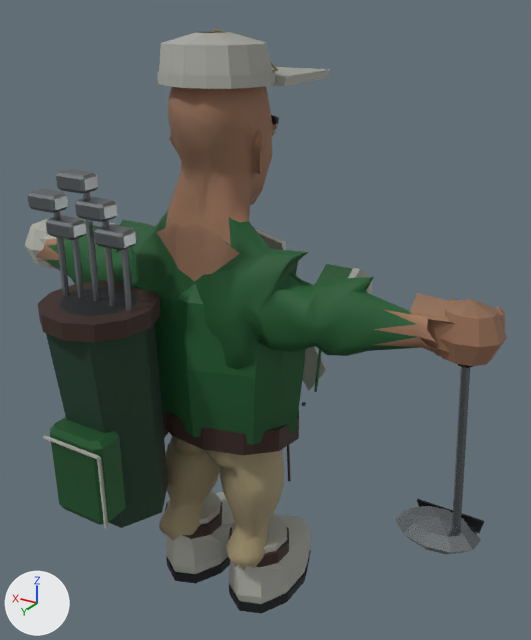
Before and after pictures for a commit that changed the glTF model public/batalla/modelos/ap_birdie.glb.
The view is the same before and after, from a 50 mm camera at (-1.63, 2.38, 2.6) aimed at (-0.16, -0.06, 1.38). Lighting does not change. The marker at lower left points along +X, +Y and +Z. The older version comes first. Where no turn or scale is listed for an object, it has been applied to the vertices. Vertices at exactly the same position are counted once.

The older version as bpy lines, for what is in view:
```python
me_ap_birdie_upgraded = bpy.data.meshes.new('ap_birdie_upgraded')
me_ap_birdie_upgraded.from_pydata(...)  # 3077 vertices, 5677 faces; spans x -1.15..1.15, y -0.48..0.66, z 0.0..2.52
me_ap_birdie_upgraded.materials.append(mat_green)  # picture img_ap_birdie_painted_1024
me_ap_birdie_upgraded.materials.append(mat_skin)  # picture img_ap_birdie_painted_1024
me_ap_birdie_upgraded.materials.append(mat_cream)  # picture img_ap_birdie_painted_1024
me_ap_birdie_upgraded.materials.append(mat_white)  # picture img_ap_birdie_painted_1024
me_ap_birdie_upgraded.materials.append(mat_black)  # picture img_ap_birdie_painted_1024
me_ap_birdie_upgraded.materials.append(mat_leather)  # picture img_ap_birdie_painted_1024
me_ap_birdie_upgraded.materials.append(mat_eye_white)  # picture img_ap_birdie_painted_1024
me_ap_birdie_upgraded.materials.append(mat_iris)  # picture img_ap_birdie_painted_1024
me_ap_birdie_upgraded.materials.append(mat_hair)  # picture img_ap_birdie_painted_1024
me_ap_birdie_upgraded.materials.append(mat_lip)  # picture img_ap_birdie_painted_1024
me_ap_birdie_upgraded.materials.append(mat_greenlight)  # picture img_ap_birdie_painted_1024
me_ap_birdie_upgraded.materials.append(mat_gold)  # picture img_ap_birdie_painted_1024
me_ap_birdie_upgraded.materials.append(mat_metal)  # picture img_ap_birdie_painted_1024
me_ap_birdie_upgraded.materials.append(mat_ivory)  # picture img_ap_birdie_painted_1024
me_ap_birdie_upgraded.materials.append(mat_bag)  # picture img_ap_birdie_painted_1024
me_ap_birdie_upgraded.materials.append(mat_silver)  # picture img_ap_birdie_painted_1024
me_ap_birdie_upgraded.materials.append(mat_driver_titanio)  # picture img_ap_birdie_painted_1024
ob_ap_birdie_v7 = bpy.data.objects.new('ap_birdie_v7', me_ap_birdie_upgraded)
ob_ap_birdie_v7.location = (0.0, 0.0, 0.0)
```
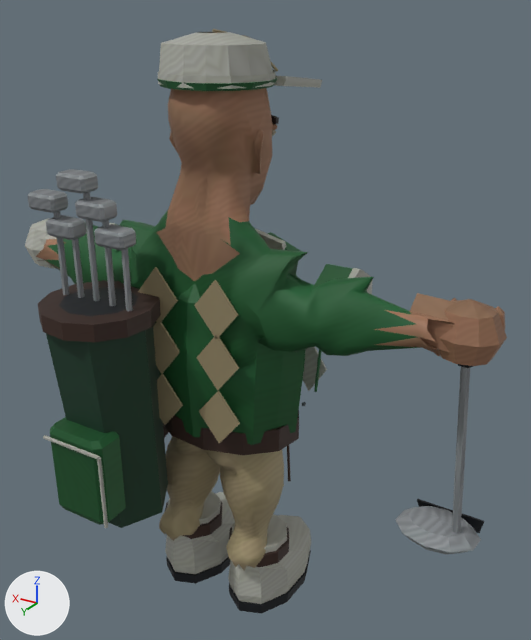
The change, as a diff of the scene's bpy script:
```diff
--- a/public/batalla/modelos/ap_birdie.glb.py
+++ b/public/batalla/modelos/ap_birdie.glb.py
@@ me_ap_birdie_upgraded @@
-me_ap_birdie_upgraded.from_pydata(...)  # 3077 vertices, 5677 faces; spans x -1.15..1.15, y -0.48..0.66, z 0.0..2.52
-me_ap_birdie_upgraded.materials.append(mat_green)  # picture img_ap_birdie_painted_1024
-me_ap_birdie_upgraded.materials.append(mat_skin)  # picture img_ap_birdie_painted_1024
-me_ap_birdie_upgraded.materials.append(mat_cream)  # picture img_ap_birdie_painted_1024
-me_ap_birdie_upgraded.materials.append(mat_white)  # picture img_ap_birdie_painted_1024
-me_ap_birdie_upgraded.materials.append(mat_black)  # picture img_ap_birdie_painted_1024
-me_ap_birdie_upgraded.materials.append(mat_leather)  # picture img_ap_birdie_painted_1024
-me_ap_birdie_upgraded.materials.append(mat_eye_white)  # picture img_ap_birdie_painted_1024
-me_ap_birdie_upgraded.materials.append(mat_iris)  # picture img_ap_birdie_painted_1024
-me_ap_birdie_upgraded.materials.append(mat_hair)  # picture img_ap_birdie_painted_1024
-me_ap_birdie_upgraded.materials.append(mat_lip)  # picture img_ap_birdie_painted_1024
-me_ap_birdie_upgraded.materials.append(mat_greenlight)  # picture img_ap_birdie_painted_1024
-me_ap_birdie_upgraded.materials.append(mat_gold)  # picture img_ap_birdie_painted_1024
-me_ap_birdie_upgraded.materials.append(mat_metal)  # picture img_ap_birdie_painted_1024
-me_ap_birdie_upgraded.materials.append(mat_ivory)  # picture img_ap_birdie_painted_1024
-me_ap_birdie_upgraded.materials.append(mat_bag)  # picture img_ap_birdie_painted_1024
-me_ap_birdie_upgraded.materials.append(mat_silver)  # picture img_ap_birdie_painted_1024
-me_ap_birdie_upgraded.materials.append(mat_driver_titanio)  # picture img_ap_birdie_painted_1024
+me_ap_birdie_upgraded.from_pydata(...)  # 3197 vertices, 5873 faces; spans x -1.15..1.15, y -0.42..0.66, z 0.0..2.52
+# me_ap_birdie_upgraded part 1: the loose piece of 8 vertices spanning x -0.18..-0.01, y -0.28..-0.27, z 0.97..1.23 is copied, and the copy is scaled about its middle by (1.17, 1, 0.945), then moved by (-0.05, 0.54, -0.04), in mat_atlas (picture img_ap_birdie_painted_1024); it spans x -0.24..-0.04, y 0.26..0.27, z 0.94..1.19
+# me_ap_birdie_upgraded part 2: the loose piece of 8 vertices spanning x -0.18..-0.01, y -0.27..-0.26, z 1.23..1.49 is copied, and the copy is scaled about its middle by (1.17, 1, 0.945), then moved by (-0.05, 0.53, -0.05), in mat_atlas (picture img_ap_birdie_painted_1024); it spans x -0.24..-0.04, y 0.26..0.27, z 1.19..1.43
+# me_ap_birdie_upgraded part 3: the loose piece of 8 vertices spanning x -0.18..-0.01, y -0.27..-0.26, z 1.23..1.49 is copied, and the copy is scaled about its middle by (1.17, 1, 0.945), then moved by (-0.05, 0.53, 0.18), in mat_atlas (picture img_ap_birdie_painted_1024); it spans x -0.24..-0.04, y 0.26..0.27, z 1.41..1.65
+# me_ap_birdie_upgraded part 4: a new loose piece, a 16-sided cut cone along z (radius 0.213 by 0.206 at the low end, 0.229 by 0.211 at the high end) spanning x -0.229..0.229, y -0.195..0.226, z 2.32..2.346, in mat_atlas (picture img_ap_birdie_painted_1024)
+# me_ap_birdie_upgraded part 5: the loose piece of 8 vertices spanning x 0.01..0.18, y -0.28..-0.27, z 0.97..1.23 is copied, and the copy is scaled about its middle by (1.17, 1, 0.945), then moved by (0.05, 0.54, -0.04), in mat_atlas (picture img_ap_birdie_painted_1024); it spans x 0.04..0.24, y 0.26..0.27, z 0.94..1.19
+# me_ap_birdie_upgraded part 6: the loose piece of 8 vertices spanning x 0.01..0.18, y -0.27..-0.26, z 1.23..1.49 is copied, and the copy is scaled about its middle by (1.17, 1, 0.945), then moved by (0.05, 0.53, -0.05), in mat_atlas (picture img_ap_birdie_painted_1024); it spans x 0.04..0.24, y 0.26..0.27, z 1.19..1.43
+# me_ap_birdie_upgraded part 7: the loose piece of 8 vertices spanning x 0.01..0.18, y -0.27..-0.26, z 1.23..1.49 is copied, and the copy is scaled about its middle by (1.17, 1, 0.945), then moved by (0.05, 0.53, 0.18), in mat_atlas (picture img_ap_birdie_painted_1024); it spans x 0.04..0.24, y 0.26..0.27, z 1.41..1.65
+# me_ap_birdie_upgraded part 8: 37 vertices moved from x -0.22..0.22, y -0.48..0.03, z 2.11..2.51 to x -0.22..0.22, y -0.42..0.03, z 2.11..2.51
+# me_ap_birdie_upgraded part 9: 3577 kept faces spanning x -1.15..1.15, y -0.42..0.66, z 0.0..2.52 get new texture (UV) coordinates
+# other edits to the shape of me_ap_birdie_upgraded do not show in these pictures
+me_ap_birdie_upgraded.materials.append(mat_atlas)  # picture img_ap_birdie_painted_1024
```

Boxes [x1, y1, x2, y2] around the edits, measured in the pictures (531 x 640 px; the box of a moved part takes in the faces that stretch with it):
part 1 of me_ap_birdie_upgraded, added (brown)
    after: [199, 391, 240, 443]
part 2 of me_ap_birdie_upgraded, added (brown)
    after: [196, 335, 239, 391]
part 3 of me_ap_birdie_upgraded, added (brown)
    after: [194, 280, 238, 339]
part 4 of me_ap_birdie_upgraded, added (green)
    after: [157, 77, 277, 91]
part 5 of me_ap_birdie_upgraded, added (brown)
    after: [157, 374, 183, 425]
part 6 of me_ap_birdie_upgraded, added (brown)
    after: [153, 320, 180, 374]
part 7 of me_ap_birdie_upgraded, added (brown)
    after: [138, 267, 178, 323]
part 8 of me_ap_birdie_upgraded, moved or reshaped (mostly hidden)
    before: [212, 30, 330, 128]
    after: [212, 30, 322, 128]
part 9 of me_ap_birdie_upgraded, surface changed
    both: [28, 65, 481, 554]
